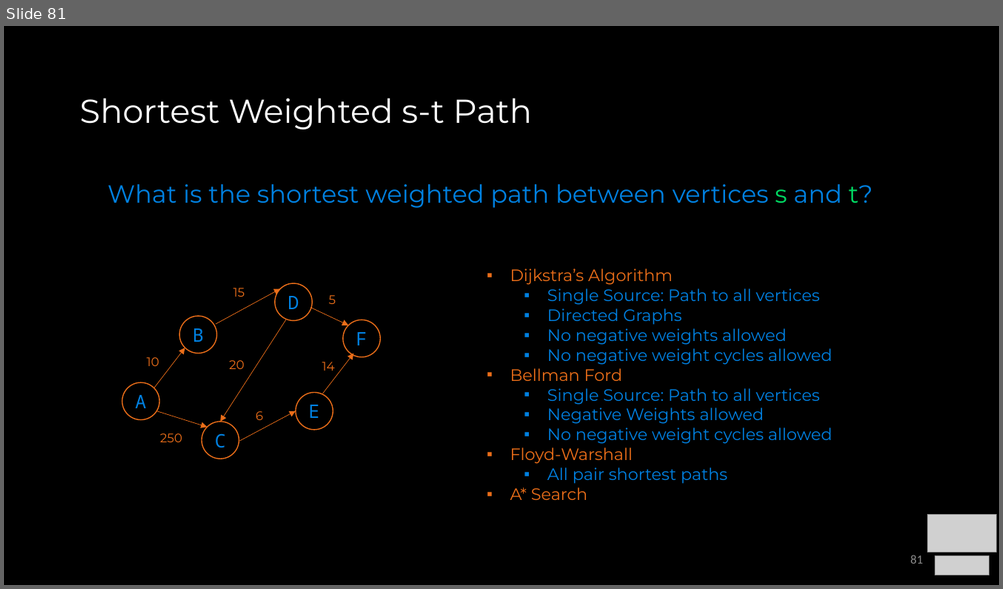
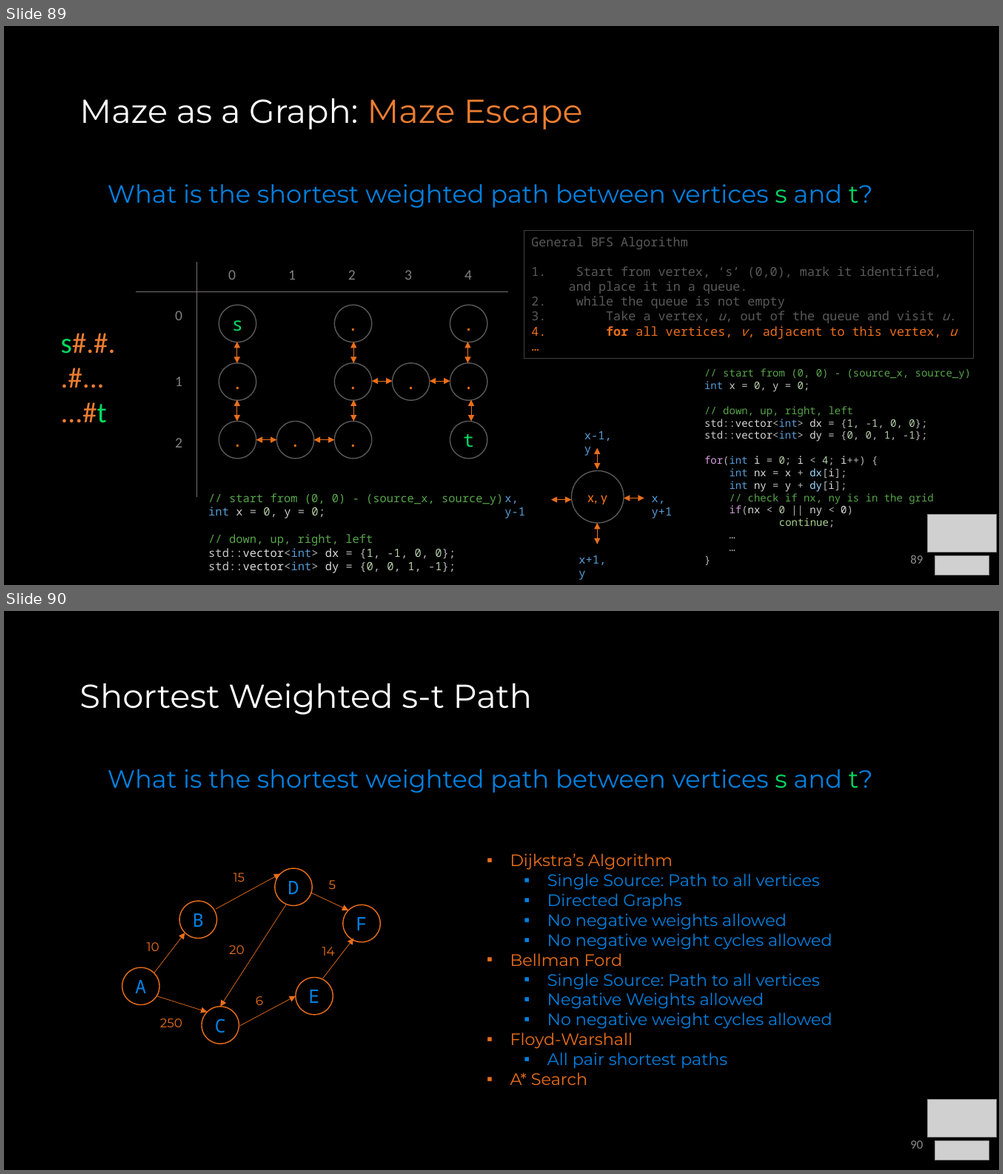
Before and after one commit to COP3530/Instructional-Content, a slide deck: Slides/Slides-PPT/8a - Graph Terminology and Implementation.pptx. Shown one above the other, each under a label of ours: slide 81 before the commit, slides 89 and 90 after it. The pictures are 1003x589 and 1003x1174 pixels, drawn with LibreOffice and Linux fonts; fonts in the diff are those of the drawing; grey boxes stand for pictures. Boxes give left, top, right and bottom in pixels: in the first picture for what was removed or moved away, otherwise in the second. Text is boxed around its words. In the diff, an @@ line names an element or a change of style, - is before the commit and + after.

Commit message:
graph as a maze scaffold added

```diff
--- a/Slides/Slides-PPT/8a - Graph Terminology and Implementation.pptx
+++ b/Slides/Slides-PPT/8a - Graph Terminology and Implementation.pptx
@@ slide 89 added at <box>4,26,999,585</box>, background #000000 @@
@@ title added at <box>79,98,583,130</box>, 32 pt, text #FFFFFF @@
+Maze as a Graph: Maze Escape
@@ text added at <box>108,184,873,208</box>, 24 pt, text #0081E1 @@
+What is the shortest weighted path between vertices s and t?
@@ rectangle added at <box>524,230,973,359</box>, outline #404040 0.75 pt, 12 pt, text #595959 @@
+General BFS Algorithm
+1. Start from vertex, ‘s’ (0,0), mark it identified, and place it in a queue.
+2. while the queue is not empty
+3. Take a vertex, u, out of the queue and visit u.
+4. for all vertices, v, adjacent to this vertex, u
+…
@@ group added at <box>61,263,509,497</box>: 11 ellipses, 10 double arrows, 3 texts, 2 lines @@
+s#.#.
+.#...
+...#t
+s
+.
+.
+.
+.
+.
+.
+.
+.
+t
+.
+0
+1
+2
+0 1 2 3 4
@@ text added at <box>704,369,970,528</box>, 10 pt, text #57A64A @@
+// start from (0, 0) - (source_x, source_y)
+int x = 0, y = 0;
+// down, up, right, left
+std::vector<int> dx = {1, -1, 0, 0};
+std::vector<int> dy = {0, 0, 1, -1};
+for(int i = 0; i < 4; i++) {
+int nx = x + dx[i];
+int ny = y + dy[i];
+// check if nx, ny is in the grid
+if(nx < 0 || ny < 0)
+continue;
+…
+…
+}
@@ text added at <box>208,494,503,574</box>, 11 pt, text #57A64A @@
+// start from (0, 0) - (source_x, source_y)
+int x = 0, y = 0;
+// down, up, right, left
+std::vector<int> dx = {1, -1, 0, 0};
+std::vector<int> dy = {0, 0, 1, -1};
@@ picture added at <box>928,514,996,553</box> @@
@@ group added at <box>504,432,672,580</box>: 4 double arrows, 4 texts, 1 ellipse @@
+x, y
+x, y-1
+x, y+1
+x-1, y
+x+1, y
@@ page number added at <box>910,555,922,564</box>, 12 pt, text #8C8C8C @@
+89
@@ picture added at <box>934,557,989,576</box> @@
@@ what was slide 81 is now slide 90 @@
@@ page number at <box>910,1141,922,1149</box>: text changed @@
-81
+90
```
Also in this commit, not shown: 8 other slides added.
